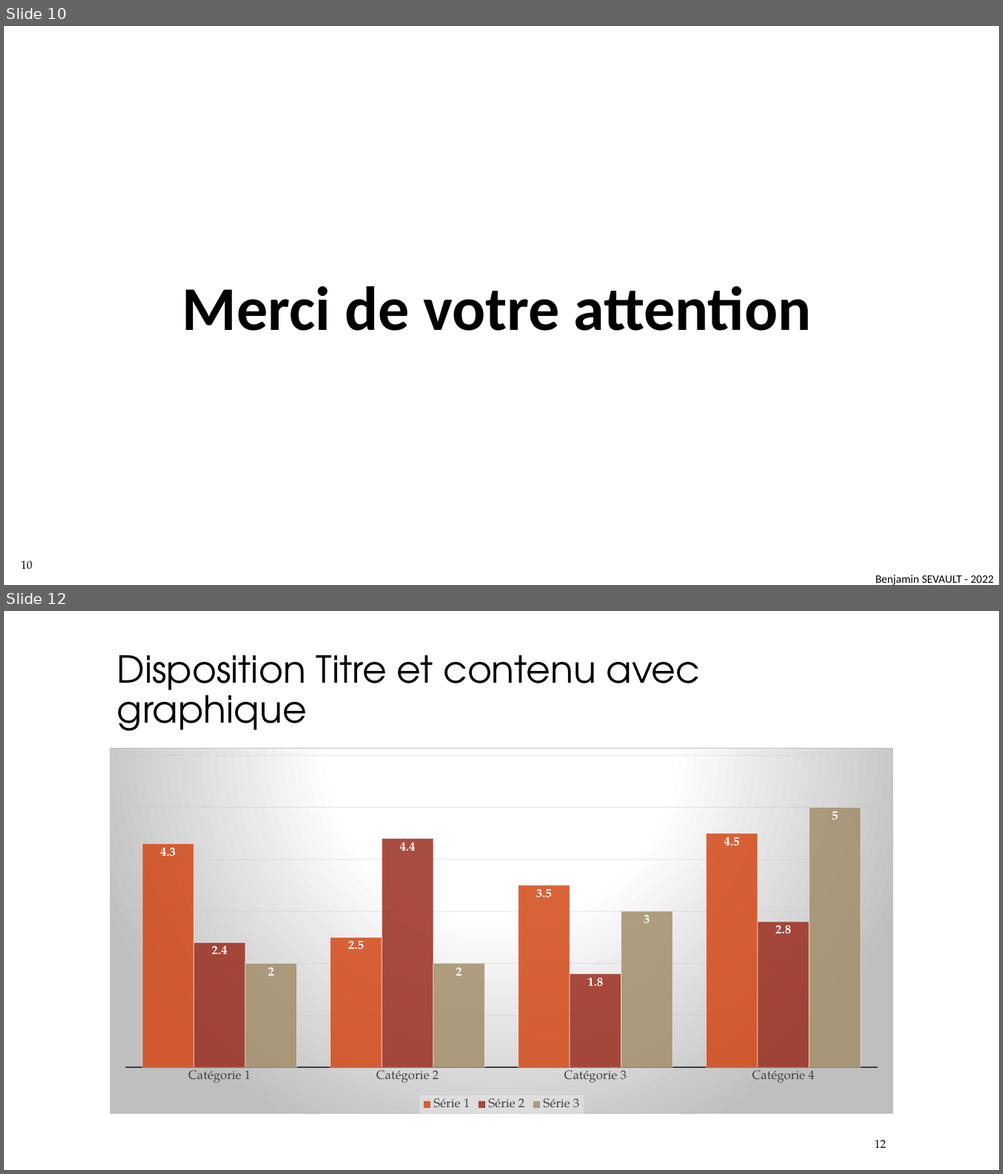
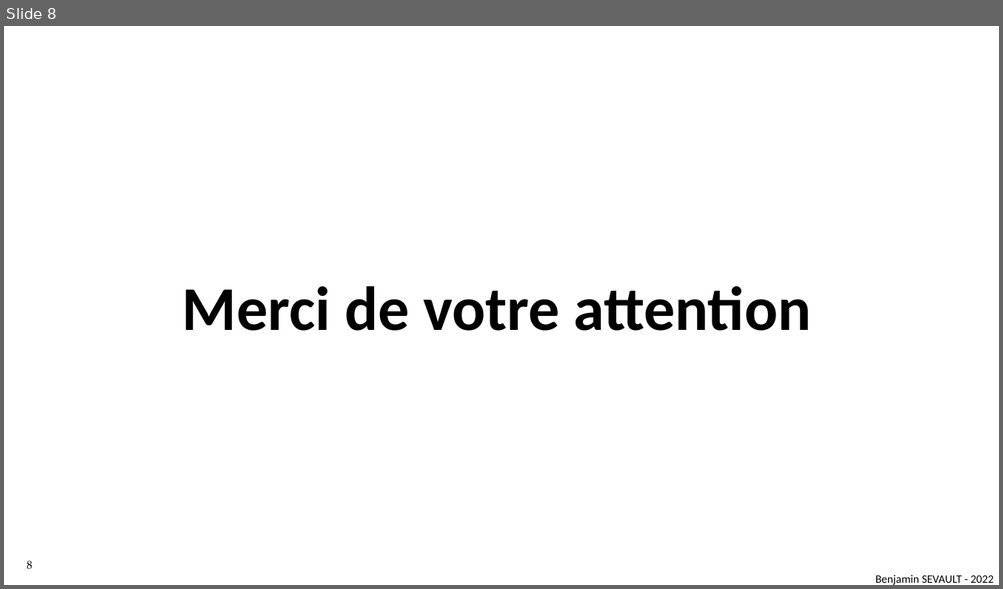
Before and after one commit to BSevault/beemonitor-docs, a slide deck: Projet de ruche connectée.pptx. Shown one above the other, each under a label of ours: slides 10 and 12 before the commit, slide 8 after it; the slides between them are not shown. The pictures are 1003x1174 and 1003x589 pixels, drawn with LibreOffice and Linux fonts; fonts in the diff are those of the drawing; background and template pictures are left out. Boxes give left, top, right and bottom in pixels: in the first picture for what was removed or moved away, otherwise in the second. Text is boxed around its words. In the diff, an @@ line names an element or a change of style, - is before the commit and + after.

```diff
--- a/Projet de ruche connectée.pptx
+++ b/Projet de ruche connectée.pptx
@@ slide 12 removed at (4,611,999,1170), background picture (left out) @@
@@ title removed at (117,655,700,731) @@
-Disposition Titre et contenu avec graphique
@@ column chart removed at (109,748,893,1115) @@
-categories: Catégorie 1, Catégorie 2, Catégorie 3, Catégorie 4
-Série 1: 4.3, 2.5, 3.5, 4.5
-Série 2: 2.4, 4.4, 1.8, 2.8
-Série 3: 2, 2, 3, 5
@@ page number removed at (874,1140,885,1148) @@
-12
@@ what was slide 10 is now slide 8 @@
@@ page number at (27,561,33,570): text changed @@
-10
+8
```
Also in this commit, not shown: 4 slides changed, 1 slide added, 6 other slides removed, 3 other files.
